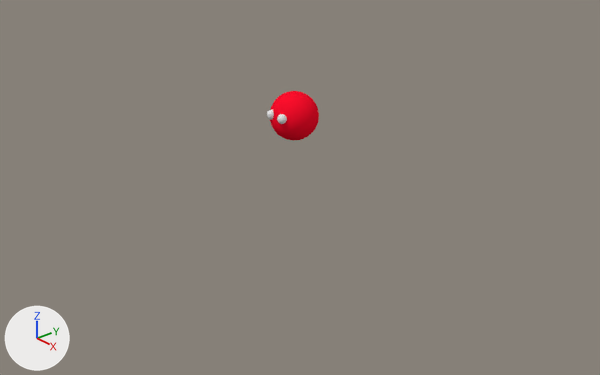
The Blender file drafts/fur/fur_draft.blend, before and after one commit.
One viewpoint serves both versions: a 50 mm lens placed at (24.2, -20.7, 12.8), pointed at (1.0, -0.6, -1.7). The axes (+X, +Y, +Z) are drawn at lower left. The lights are the same throughout.

Before the edit, the objects in view are built like this:
```python
mat_ball_material = diffuse_material('Ball Material')
mat_ball_material.base_color = (1.0, 0.00479, 0.0255)  # red #ff0f2c
me_sphere = bpy.data.meshes.new('Sphere')
me_sphere.from_pydata(...)  # 1102 vertices, 1030 faces; spans x -1.0..1.0, y -1.0..1.0, z -1.0..1.0
me_sphere.polygons.foreach_set('use_smooth', [True] * 1030)
me_sphere.materials.append(mat_ball_material)  # red #ff0f2c
ob_sphere = bpy.data.objects.new('Sphere', me_sphere)
ob_sphere.location = (0.0, 0.0, 1.0)
```
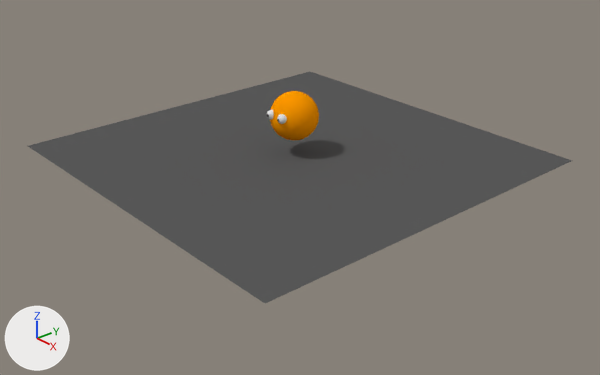
The newer file is also turned or shifted as a whole; pictures and numbers use the older file's frame.

The change, as JSON lines over the scene's bpy script:
```json
{"op": "set", "path": "mat_ball_material.base_color", "old": "(1.0, 0.00479, 0.0255)", "new": "(1.0, 0.32, 0.0)", "note": "red #ff0f2c -> orange #ff9900"}
{"op": "add", "block": "mat_backstage_material", "code": ["mat_backstage_material = diffuse_material('Backstage Material')", "mat_backstage_material.base_color = (0.102, 0.102, 0.102)  # dark grey #5a5a5a"]}
{"op": "add", "block": "me_plane", "code": ["me_plane = bpy.data.meshes.new('Plane')", "me_plane.from_pydata([(-8.0, -8.0, 0.0), (8.0, -8.0, 0.0), (-8.0, 8.0, 0.0), (8.0, 8.0, 0.0)], [], [(0, 1, 3, 2)])", "me_plane.materials.append(mat_backstage_material)  # dark grey #5a5a5a"]}
{"op": "add", "block": "ob_backstage", "code": ["ob_backstage = bpy.data.objects.new('Backstage', me_plane)", "ob_backstage.location = (0.0, 0.0, -0.64)"]}
```

Where the change shows, as pixel boxes [x1, y1, x2, y2] in the pictures (600 x 375 px):
```json
{"object": "Backstage", "change": "added", "after": [28, 72, 572, 303]}
{"object": "Sphere", "change": "recoloured", "before": [270, 91, 319, 140], "after": [270, 91, 319, 140], "on screen": "red to orange"}
```
